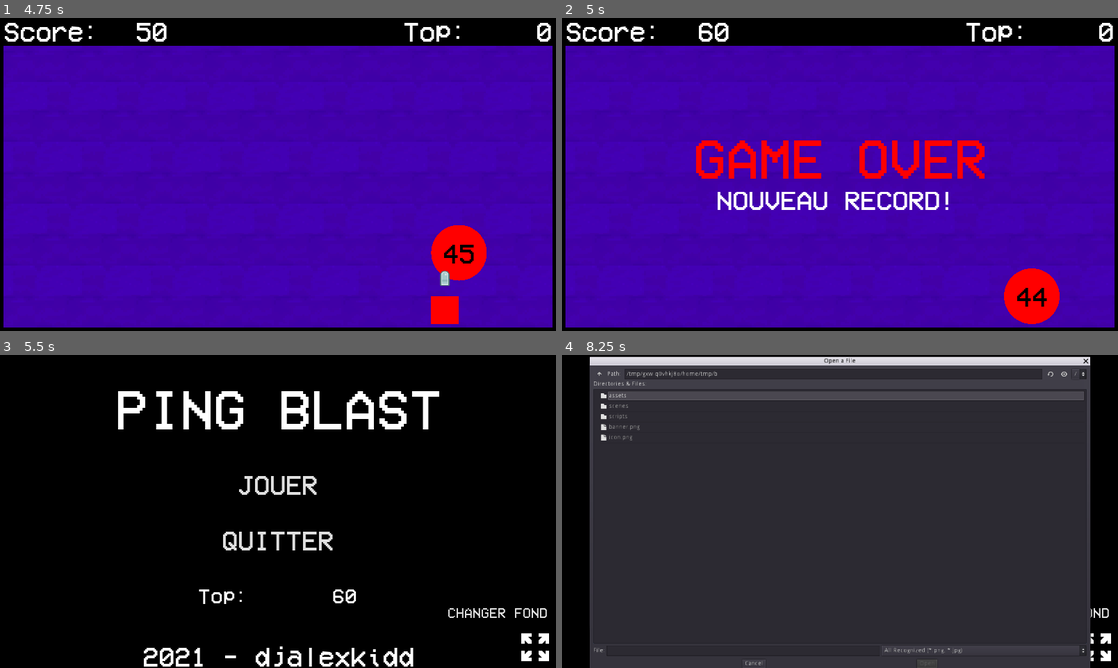
Above: before the commit, frames 1-4 (two rows, left to right).
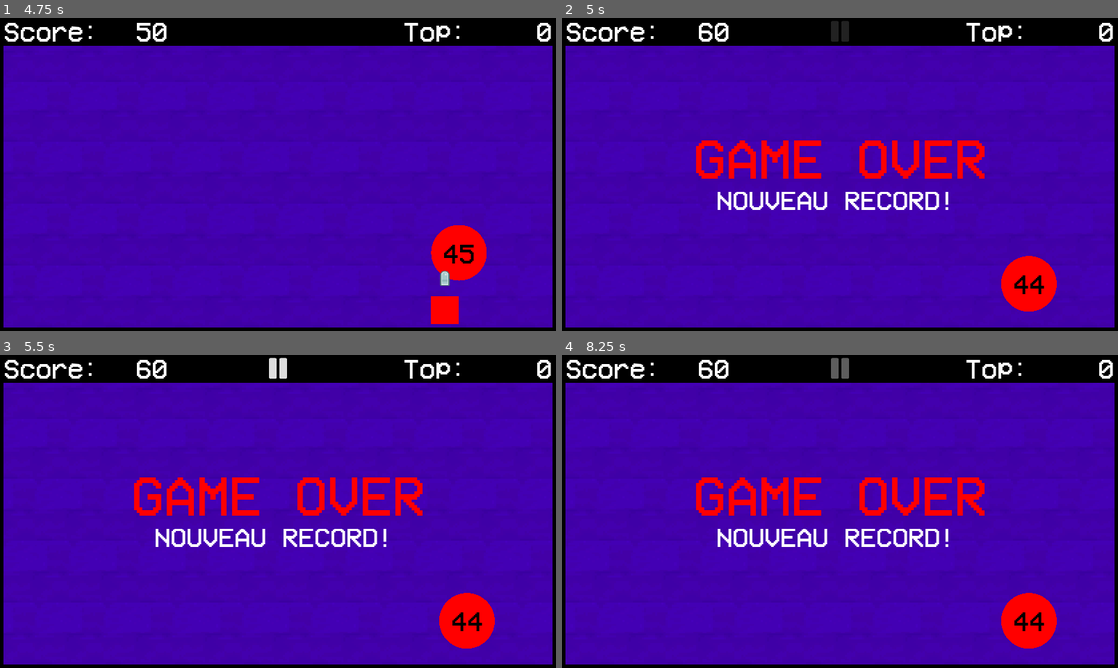
Above: after the commit, the same moments.

Repository: djalexkidd/ping-blast
Game: Godot game, scene res://scenes/MainMenu.tscn
Same seed, same stepped clock (60 frames per second), same inputs: the game is played once before the commit and once after it. Sound files missing from this copy of the repository are replaced by a short silence.
Inputs (mouse positions are in pixels of both pictures, inside the frame that each line leads up to):
- Up to frame 1 (4.75 s): click "JOUER" at 0.5 s; move the mouse to (400, 158) at 1.27 s; press the mouse at (400, 158) at 1.28 s; move the mouse to (166, 190) at 2.02 s; release the mouse at (166, 190) at 2.03 s; click (166, 190) at 2.1 s; move the mouse to (333, 105) at 2.77 s; press the mouse at (333, 105) at 2.78 s; move the mouse to (250, 237) at 3.52 s; release the mouse at (250, 237) at 3.53 s; click (250, 237) at 3.6 s; move the mouse to (444, 221) at 4.27 s; press the mouse at (444, 221) at 4.28 s
- Up to frame 2 (5 s): tap Escape (pause, bound only after the commit) at 4.9 s
- Up to frame 3 (5.5 s): move the mouse to (111, 464) at 5.02 s; release the mouse at (111, 464) at 5.03 s; click (111, 464) at 5.1 s
- Up to frame 4 (8.25 s): click (840, 483) at 5.75 s, where only the run before the commit has a clickable "JOUER"; move the mouse to (867, 511) at 6.52 s; press the mouse at (867, 511) at 6.53 s; move the mouse to (756, 433) at 7.27 s; release the mouse at (756, 433) at 7.28 s; click (756, 433) at 7.35 s; click (1056, 611) at 8 s, where only the run before the commit has a clickable "CHANGER FOND"

Frame 1 is identical in both runs. In frame 2, 1.2% of the frame differs, in the area x 48-90%, y 0-98%; in frame 3, 90%; in frame 4, 98%, in the area x 0-100%, y 0-100%.

Commit message:
Ajout de la pause

Diff:
--- a/project.godot
+++ b/project.godot
@@ -34,6 +34,11 @@
 "events": [ Object(InputEventMouseButton,"resource_local_to_scene":false,"resource_name":"","device":0,"alt":false,"shi …(212 unchanged characters)…
  ]
 }
+pause={
+"deadzone": 0.5,
+"events": [ Object(InputEventKey,"resource_local_to_scene":false,"resource_name":"","device":0,"alt":false,"shift":false,"control":false,"meta":false,"command":false,"pressed":false,"scancode":16777217,"physical_scancode":0,"unicode":0,"echo":false,"script":null)
+ ]
+}
 
 [layer_names]
 
--- a/scenes/Game.tscn
+++ b/scenes/Game.tscn
@@ -8,6 +8,7 @@
 [ext_resource path="res://scripts/HUD.gd" type="Script" id=6]
 [ext_resource path="res://assets/sounds/sfx/New_Record-sharedassets0.assets.split0-65.wav" type="AudioStream" id=7]
 [ext_resource path="res://assets/sounds/sfx/Game_Lose-sharedassets0.assets.split0-36.wav" type="AudioStream" id=8]
+[ext_resource path="res://assets/icons/pause.png" type="Texture" id=9]
 
 [sub_resource type="RectangleShape2D" id=6]
 extents = Vector2( 700, 370 )
@@ -29,6 +30,37 @@
 [sub_resource type="DynamicFont" id=5]
 size = 64
 font_data = ExtResource( 4 )
+
+[sub_resource type="Animation" id=7]
+length = 0.001
+tracks/0/type = "value"
+tracks/0/path = NodePath(".:modulate")
+tracks/0/interp = 1
+tracks/0/loop_wrap = true
+tracks/0/imported = false
+tracks/0/enabled = true
+tracks/0/keys = {
+"times": PoolRealArray( 0 ),
+"transitions": PoolRealArray( 1 ),
+"update": 0,
+"values": [ Color( 1, 1, 1, 1 ) ]
+}
+
+[sub_resource type="Animation" id=8]
+resource_name = "paused"
+loop = true
+tracks/0/type = "value"
+tracks/0/path = NodePath(".:modulate")
+tracks/0/interp = 1
+tracks/0/loop_wrap = true
+tracks/0/imported = false
+tracks/0/enabled = true
+tracks/0/keys = {
+"times": PoolRealArray( 0, 0.5, 1 ),
+"transitions": PoolRealArray( 1, 1, 1 ),
+"update": 0,
+"values": [ Color( 1, 1, 1, 1 ), Color( 1, 1, 1, 0 ), Color( 1, 1, 1, 1 ) ]
+}
 
 [node name="Game" type="Node2D"]
 script = ExtResource( 5 )
@@ -120,6 +152,7 @@
 shape = SubResource( 2 )
 
 [node name="HUD" type="Control" parent="CanvasLayer"]
+pause_mode = 2
 margin_left = 640.0
 margin_top = 320.0
 margin_right = 640.0
@@ -209,6 +242,17 @@
 "_edit_use_anchors_": false
 }
 
+[node name="Sprite" type="Sprite" parent="CanvasLayer/HUD"]
+visible = false
+position = Vector2( 0, -288 )
+scale = Vector2( 0.74, 0.74 )
+texture = ExtResource( 9 )
+
+[node name="AnimationPlayer" type="AnimationPlayer" parent="CanvasLayer/HUD/Sprite"]
+autoplay = "paused"
+anims/RESET = SubResource( 7 )
+anims/paused = SubResource( 8 )
+
 [node name="Timer" type="Timer" parent="."]
 wait_time = 0.1
 
--- a/scripts/HUD.gd
+++ b/scripts/HUD.gd
@@ -13,3 +13,12 @@
 
 func get_score():
 	return score
+
+#Met en pause le jeu quand la touche [ÉCHAP] est pressée
+func _physics_process(delta):
+	if Input.is_action_just_pressed("pause"):
+		get_tree().paused = !get_tree().paused
+		if get_tree().paused:
+			$Sprite.show()
+		else:
+			$Sprite.hide()
Binary file added: assets/icons/pause.png
Not shown, added: assets/icons/pause.png.import
Not shown: 1 places in scenes/Game.tscn that only renumber resources
